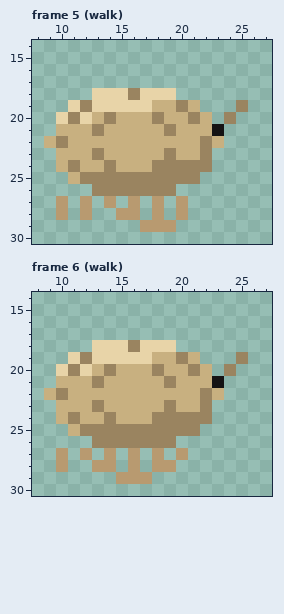
Two versions of one pixel-art file, Assets/Animales/camaron_almeja.aseprite. Above, as it was before the edit.
32x32 pixels, 6 frames. Shown: frame 5 (walk): x 8..27, y 14..30; frame 6 (walk): x 8..27, y 14..30. The commit also changed other frames, which this record leaves out.
Now the later version:
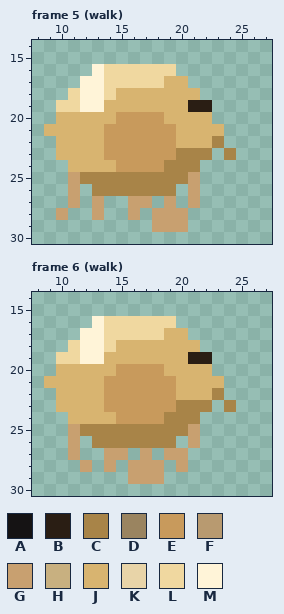
Palette (. is transparent): A #151314  B #2a1e14  C #a88448  D #9a8460  E #c89a5c  F #b89a70  G #c8a070  H #c8b080  J #d8b470  K #e8d4a8  L #f0d8a0  M #fff4d8
Edits made:
Changed rows in their new state; - is an unchanged pixel.
Frame 5 (walk):
first column x 9:
16 ----MLLLLLL------
17 ---MMLLLLLJJ-----
18 --LMMLJJJJJJJ----
19 -LLMMJJJJJJJBB--.
20 -JJJJJEEEEJJJJ-.-
21 JJJJJEEEEEEJJJJ--
22 .JJJJEEEEEEJJJC--
23 -JJJJEEEEEECCC-C-
24 -.JJJJEEEECCC.---
25 --GCCCCCCCCCG----
26 --G-CCCCCCC-G----
27 -.G.G.-GG.G.G----
28 -G-.G-.G-GGG-----
29 --------.GGG-----
Frame 6 (walk):
first column x 9:
16 ----MLLLLLL------
17 ---MMLLLLLJJ-----
18 --LMMLJJJJJJJ----
19 -LLMMJJJJJJJBB--.
20 -JJJJJEEEEJJJJ-.-
21 JJJJJEEEEEEJJJJ--
22 .JJJJEEEEEEJJJC--
23 -JJJJEEEEEECCC-C-
24 -.JJJJEEEECCC.---
25 --GCCCCCCCCCG----
26 --G-CCCCCCC-G----
27 -.G.-GG.G.GG-----
28 -.-G.G-GGG.G-----
29 ------.GGG-------
